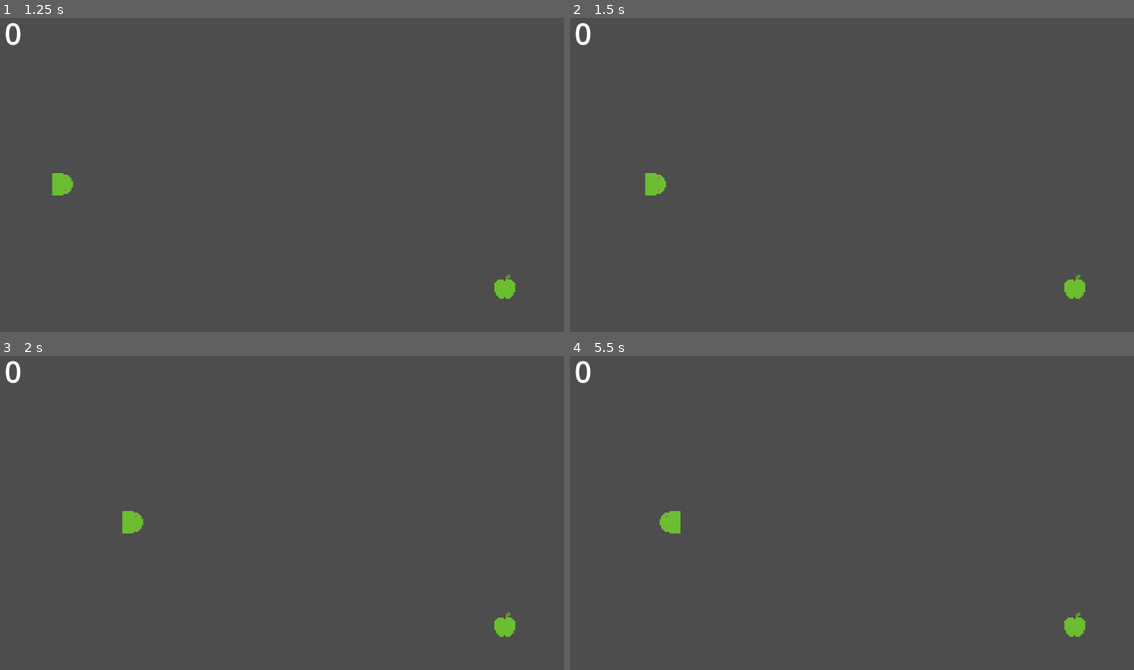
Above: before the commit, frames 1-4 (two rows, left to right).
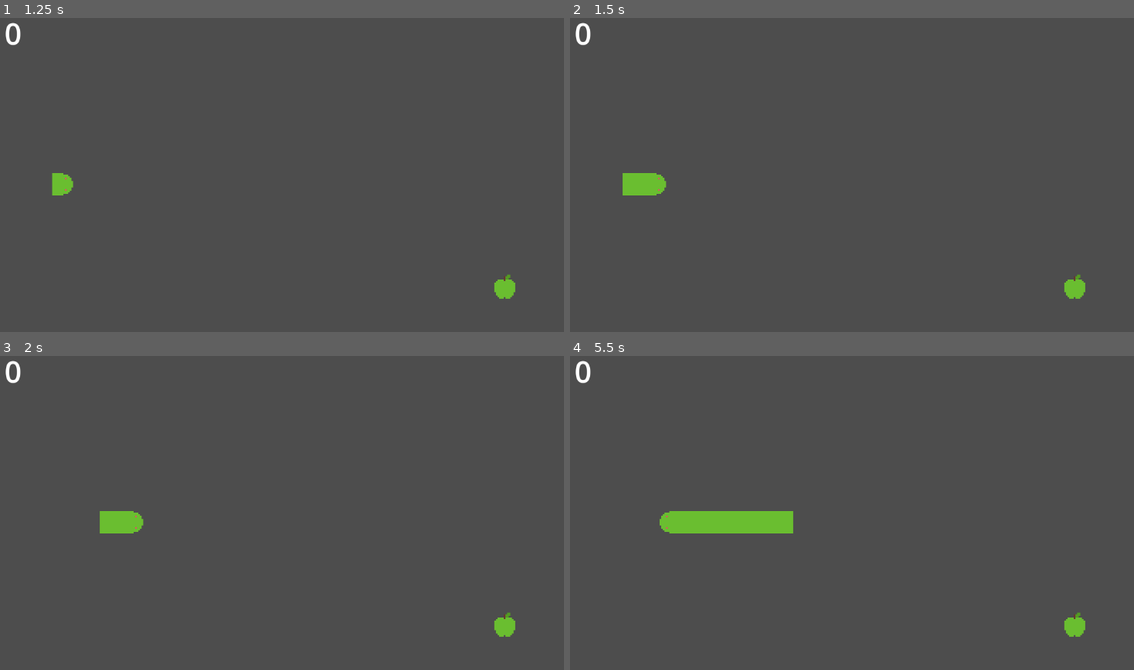
Above: after the commit, the same moments.

Repository: hollisma/snek-godot
Game: Godot game, scene res://scenes/main.tscn
The game is run twice, just before and just after one commit, with the same random seed, the same clock (stepped at 60 frames per second) and the same inputs.
Inputs:
- Up to frame 1 (1.25 s): click "Start" at 0.5 s
- Up to frame 2 (1.5 s): hold D (move_right) from 1.28 s (still down); tap 3 (dev 3, bound only after the commit) at 1.35 s
- Up to frame 3 (2 s): keep holding D (move_right); tap 4 (dev 4, bound only after the commit) at 1.55 s
- Up to frame 4 (5.5 s): release D (move_right) at 2.03 s; hold S (move_down) 2.03-2.78 s; tap 4 (dev 4, bound only after the commit) at 2.1, 3.05, 4.55, 5.1 s; tap 3 (dev 3, bound only after the commit) at 2.3, 3.8, 4.35, 5.3 s; hold D (move_right) 2.78-3.53 s; tap 1 (dev 1) at 2.85 s; hold W (move_up) 3.53-4.28 s; tap 2 (dev 2) at 3.6 s; hold A (move_left) from 4.28 s (still down)

Frame 1 is identical in both runs. In frame 2, 0.3% of the frame differs, in the area x 9-14%, y 49-57%; in frame 3, 0.3%; in frame 4, 1.4%, in the area x 19-40%, y 49-57%.

Commit message:
bug fix and optimizations - using pixel distance for segment positions and binary searching for positions

Diff:
--- a/project.godot
+++ b/project.godot
@@ -57,6 +57,16 @@
 "events": [Object(InputEventKey,"resource_local_to_scene":false,"resource_name":"","device":-1,"window_id":0,"alt_press …(191 unchanged characters)…
 ]
 }
+"dev 3"={
+"deadzone": 0.2,
+"events": [Object(InputEventKey,"resource_local_to_scene":false,"resource_name":"","device":-1,"window_id":0,"alt_pressed":false,"shift_pressed":false,"ctrl_pressed":false,"meta_pressed":false,"pressed":false,"keycode":0,"physical_keycode":51,"key_label":0,"unicode":51,"location":0,"echo":false,"script":null)
+]
+}
+"dev 4"={
+"deadzone": 0.2,
+"events": [Object(InputEventKey,"resource_local_to_scene":false,"resource_name":"","device":-1,"window_id":0,"alt_pressed":false,"shift_pressed":false,"ctrl_pressed":false,"meta_pressed":false,"pressed":false,"keycode":0,"physical_keycode":52,"key_label":0,"unicode":52,"location":0,"echo":false,"script":null)
+]
+}
 
 [rendering]
 
--- a/scripts/main.gd
+++ b/scripts/main.gd
@@ -24,6 +24,10 @@
 		music_manager.play_random_song()
 	if Input.is_action_just_pressed("dev 2"):
 		powerup_manager.__test(1)
+	if Input.is_action_just_pressed("dev 3"):
+		snek.grow()
+	if Input.is_action_just_pressed("dev 4"):
+		pass
 
 func new_game():
 	score = 0
--- a/scripts/music_power.gd
+++ b/scripts/music_power.gd
@@ -1,6 +1,6 @@
 extends Powerup
 
-const FREQUENCY: int = 10
+const FREQUENCY: int = 1 # 1
 
 func apply_effect_to_music(music_manager):
 	music_manager.play_random_song()
--- a/scripts/snek.gd
+++ b/scripts/snek.gd
@@ -9,13 +9,18 @@
 @export var segment_distance_constant = 2400.0
 
 var speed = default_speed
-var segment_distance = segment_distance_constant / speed
+var segment_distance = 42.0
 var moving = false
 
-var path_points: Array[Vector2] = []
+# Store { position, distance }
+var path_points: Array = []
+var start_index: int = 0 # Buffer
+var total_distance_traveled: float = 0.0
+
 var segments: Array[Node2D] = []
 var direction: Vector2 = Vector2.RIGHT   # start moving right
 @onready var screen_size = get_viewport().size
+@onready var body_scene = preload("res://scenes/body.tscn")
 
 func _ready():
 	hide()
@@ -36,17 +41,14 @@
 	show()
 
 func reset():
+	total_distance_traveled = 0.0
 	path_points.clear()
-	for segment in $BodySegments.get_children():
+	for segment in segments:
 		segment.queue_free()
 	segments.clear()
 	direction = Vector2.RIGHT
 	$Head.rotation = 0
 	$Head.global_position = Vector2(10, screen_size.y / 2)
-
-func move(delta):
-	$Head.position += direction * speed * delta
-	path_points.insert(0, $Head.position)
 
 func handle_input():
 	if Input.is_action_pressed("move_up") and direction != Vector2.DOWN:
@@ -62,21 +64,46 @@
 		direction = Vector2.RIGHT
 		$Head.rotation = 0
 
+func move(delta):
+	var old_pos = $Head.position
+	$Head.position += direction * speed * delta
+
+	var distance_moved = $Head.position.distance_to(old_pos)
+	var cumulative_distance = distance_moved
+	if _get_size() > 0:
+		cumulative_distance += _get_point(_get_size() - 1).distance
+
+	path_points.append({
+		"position": $Head.position,
+		"distance": cumulative_distance
+	})
+
 func update_segments():
-	var distance = 0.0
-	for segment in segments:
-		distance += segment_distance
-		if distance < path_points.size():
-			segment.position = path_points[distance]
-			# Rotate segment to face the next point in path
-			if distance + 1 < path_points.size():
-				var next_pos = path_points[distance - 1]
-				segment.rotation = (next_pos - segment.position).angle()
+	if _get_size() == 0:
+		return
+
+	var starting_distance = _get_point(_get_size() - 1).distance
+	for i in range(segments.size()):
+		var target_distance = starting_distance - (i + 1) * segment_distance
+		segments[i].position = _get_position_at_distance(target_distance)
+
+		# Apply rotation
+		var next_pos = _get_position_at_distance(target_distance + 1.0)
+		segments[i].rotation = (next_pos - segments[i].position).angle()
 
 func trim_path():
-	var max_path_needed = int(segment_distance * (segments.size() + 1))
-	if path_points.size() > max_path_needed:
-		path_points.resize(max_path_needed)
+	if _get_size() == 0:
+		return
+
+	var segments_length = segment_distance * (segments.size() + 1)
+	var min_distance_to_keep = _get_point(_get_size() - 1).distance - segments_length
+	while _get_size() > 1 and _get_point(1).distance < min_distance_to_keep:
+		start_index += 1
+
+	# Actually clean points occasionally
+	if start_index > 100 and start_index > path_points.size() / 2.0:
+		path_points = path_points.slice(start_index, path_points.size())
+		start_index = 0
 
 func check_boundary():
 	var head_pos = $Head.global_position
@@ -84,15 +111,13 @@
 		snek_death.emit()
 
 func check_self_collision():
-	var body_children = $BodySegments.get_children()
-	var safe_distance = 1
-	for i in range(safe_distance, body_children.size()):
-		if $Head.global_position.distance_to(body_children[i].global_position) < collision_distance:
+	var safe_distance = 1 # Colliding with first N segments is safe
+	for i in range(safe_distance, segments.size()):
+		if $Head.global_position.distance_to(segments[i].global_position) < collision_distance:
 			snek_death.emit()
 			break
 
 func grow():
-	var body_scene = preload("res://scenes/body.tscn")
 	var new_segment = body_scene.instantiate()
 	$BodySegments.call_deferred("add_child", new_segment)
 	segments.append(new_segment)
@@ -102,7 +127,6 @@
 
 func change_speed(speed_change):
 	speed = max(speed + speed_change, min_speed)
-	segment_distance = segment_distance_constant / speed
 
 func trim_body(segment_num_input):
 	var segment_num = min(segment_num_input, segments.size())
@@ -111,7 +135,42 @@
 		if last_segment:
 			last_segment.queue_free()
 
+func _get_position_at_distance(target_distance: float) -> Vector2:
+	# Boundary checks
+	if _get_size() == 0:
+		return $Head.position
+	if target_distance < _get_point(0).distance:
+		return _get_point(0).position
+	if target_distance > _get_point(_get_size() - 1).distance:
+		return _get_point(_get_size() - 1).position
+
+	# Binary search
+	var low = 0
+	var high = _get_size() - 1
+	while low <= high:
+		var mid = (low + high) >> 1
+		var mid_point = _get_point(mid)
+		if mid_point.distance == target_distance:
+			return mid_point.position
+		elif mid_point.distance < target_distance:
+			low = mid + 1
+		else:
+			high = mid - 1
+
+	# Lerp
+	var p0 = _get_point(high)
+	var p1 = _get_point(low)
+	var t = (target_distance - p0.distance) / (p1.distance - p0.distance)
+	return p0.position.lerp(p1.position, t)
+
 func _on_head_area_entered(area):
 	if area.is_in_group("appls"):
 		grow()
 		emit_signal("appl_eaten", area)
+
+# Buffer helpers
+func _get_size() -> int:
+	return path_points.size() - start_index
+
+func _get_point(i: int) -> Dictionary:
+	return path_points[start_index + i]
